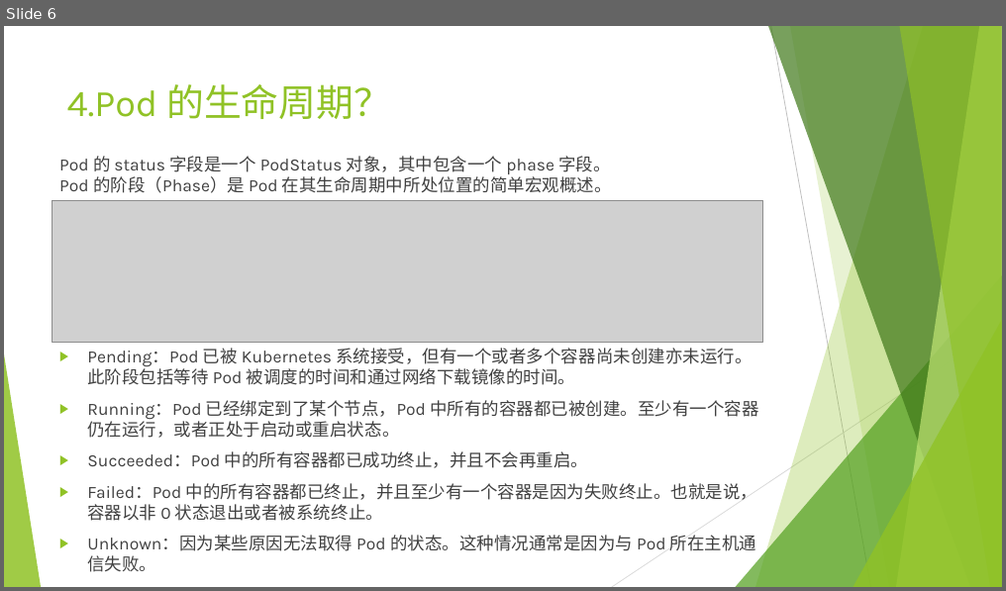
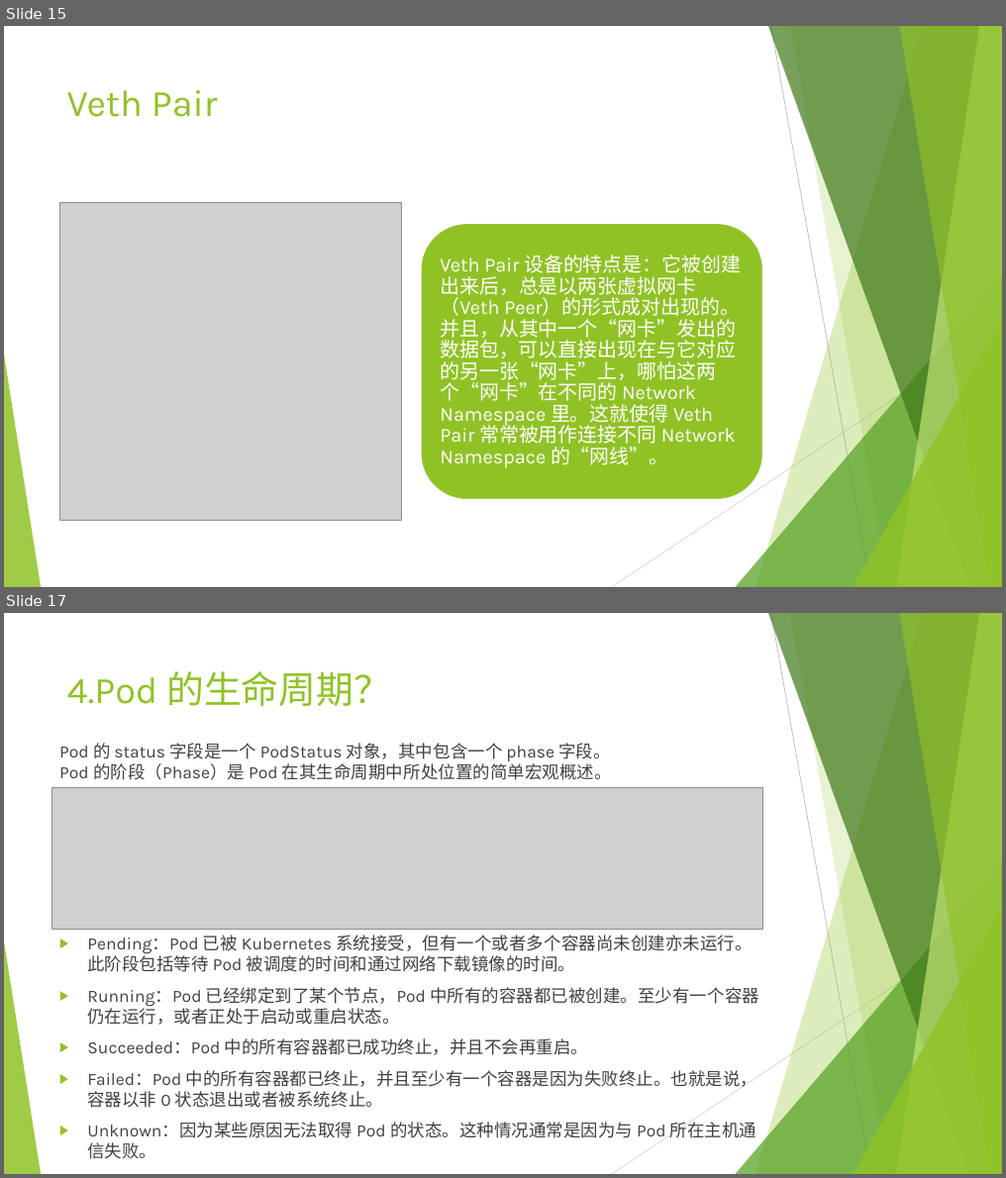
Before and after one commit to qinyudong89/qinyudong.github.io, a slide deck: _posts/k8s/Kubernetes原理.pptx. Shown one above the other, each under a label of ours: slide 6 before the commit, slides 15 and 17 after it; the slides between them are not shown. The pictures are 1006x591 and 1006x1178 pixels, drawn with LibreOffice and Linux fonts; fonts in the diff are those of the drawing; grey boxes stand for pictures. Boxes give left, top, right and bottom in pixels: in the first picture for what was removed or moved away, otherwise in the second. Text is boxed around its words. In the diff, an @@ line names an element or a change of style, - is before the commit and + after.

```diff
--- a/_posts/k8s/Kubernetes原理.pptx
+++ b/_posts/k8s/Kubernetes原理.pptx
@@ slide 15 added at (4,26,1002,587), background #FFFFFF; not listed: 10 template elements that a slide beside it also shows @@
@@ title added at (67,90,218,117), 36 pt, text #90C226 @@
+Veth Pair
@@ picture added at (59,202,402,520) @@
@@ rounded rectangle added at (421,224,764,500), fill #90C226, outline #FFFFFF 1.5 pt @@
@@ text added at (440,255,741,469), 19 pt, text #FFFFFF @@
+Veth Pair 设备的特点是：它被创建出来后，总是以两张虚拟网卡（Veth Peer）的形式成对出现的。并且，从其中一个“网卡”发出的数据包，可以直接出现在与它对应的另一张“网卡”上，哪怕这两个“网卡”在不同的 Network Namespace 里。这就使得 Veth Pair 常常被用作连接不同 Network Namespace 的“网线”。
@@ what was slide 6 is now slide 17 @@
```
Also in this commit, not shown: 7 slides changed, 13 other slides added.
